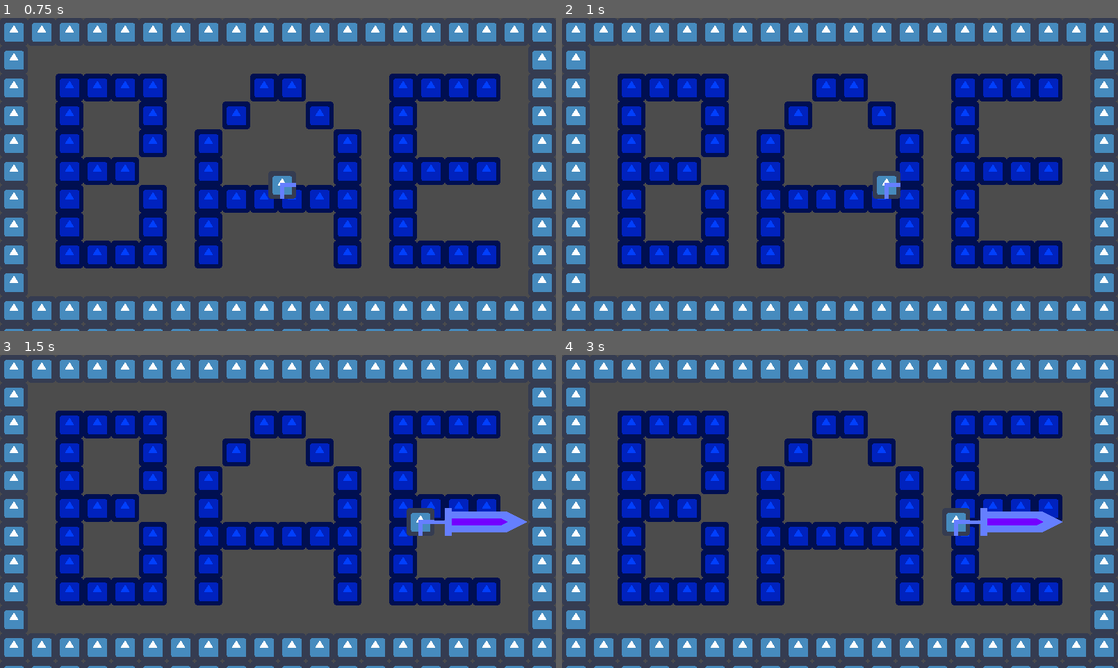
Above: before the commit, frames 1-4 (two rows, left to right).
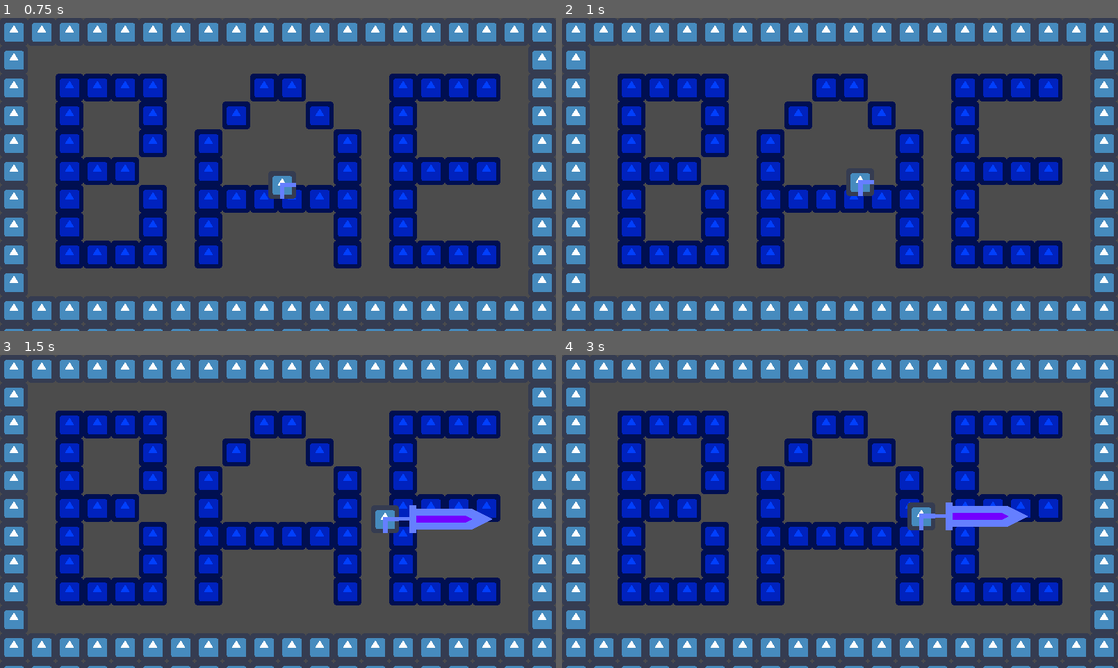
Above: after the commit, the same moments.

Repository: Gravedigger7789/Glorious
Game: Godot game, scene res://Worlds/test-topdown.tscn
Two runs of this game, one before a commit and one after it. Both use one fixed random seed, a clock stepped at 60 frames per second and the inputs below. This scene is started directly instead of the project's main scene. The engine's default icon, where the game draws it, is replaced by a stand-in: a white triangle on a blue panel in a dark square.
Inputs:
- Up to frame 1 (0.75 s): tap Enter at 0.5 s; hold Right (move_right) from 0.53 s (still down); hold Z (attack) from 0.53 s (still down)
- Up to frame 2 (1 s): keep holding Right (move_right); keep holding Z (attack); tap Up (jump) at 0.77 s
- Up to frame 3 (1.5 s): keep holding Right (move_right); release Z (attack) at 1.28 s; tap Z (attack) at 1.35 s
- Up to frame 4 (3 s): tap Up (jump) at 1.52 s; release Right (move_right) at 2.03 s; hold Left (move_left) 2.03-2.78 s; hold Z (attack) 2.03-2.78 s; hold Right (move_right) from 2.78 s (still down); tap Z (attack) at 2.85 s

Frame 1 is identical in both runs. In frame 2, 0.7% of the frame differs, in the area x 51-61%, y 48-58%; in frame 3, 1.5%; in frame 4, 1.7%, in the area x 62-90%, y 47-58%.

Commit message:
Working on TopDown Movement

Diff:
--- a/Characters/TopDown/TopDown.gd
+++ b/Characters/TopDown/TopDown.gd
@@ -29,20 +29,20 @@
 func apply_movement(delta):
 	# Moving
 	var target_speed = Vector2()
-	if Input.is_action_pressed('move_left'):
-		target_speed.x += -1
-		facing_direction = direction.LEFT
-	if Input.is_action_pressed('move_right'):
-		target_speed.x +=  1
-		facing_direction = direction.RIGHT
+	if Input.is_action_pressed('move_up'):
+		target_speed.y += -1
+		facing_direction = direction.UP
+	if Input.is_action_pressed('move_down'):
+		target_speed.y +=  1
+		facing_direction = direction.DOWN
 
-	if target_speed.x == 0:
-		if Input.is_action_pressed('move_up'):
-			target_speed.y += -1
-			facing_direction = direction.UP
-		if Input.is_action_pressed('move_down'):
-			target_speed.y +=  1
-			facing_direction = direction.DOWN
+	if target_speed.y == 0:
+		if Input.is_action_pressed('move_left'):
+			target_speed.x += -1
+			facing_direction = direction.LEFT
+		if Input.is_action_pressed('move_right'):
+			target_speed.x +=  1
+			facing_direction = direction.RIGHT
 
 	target_speed *= walk_speed
 
